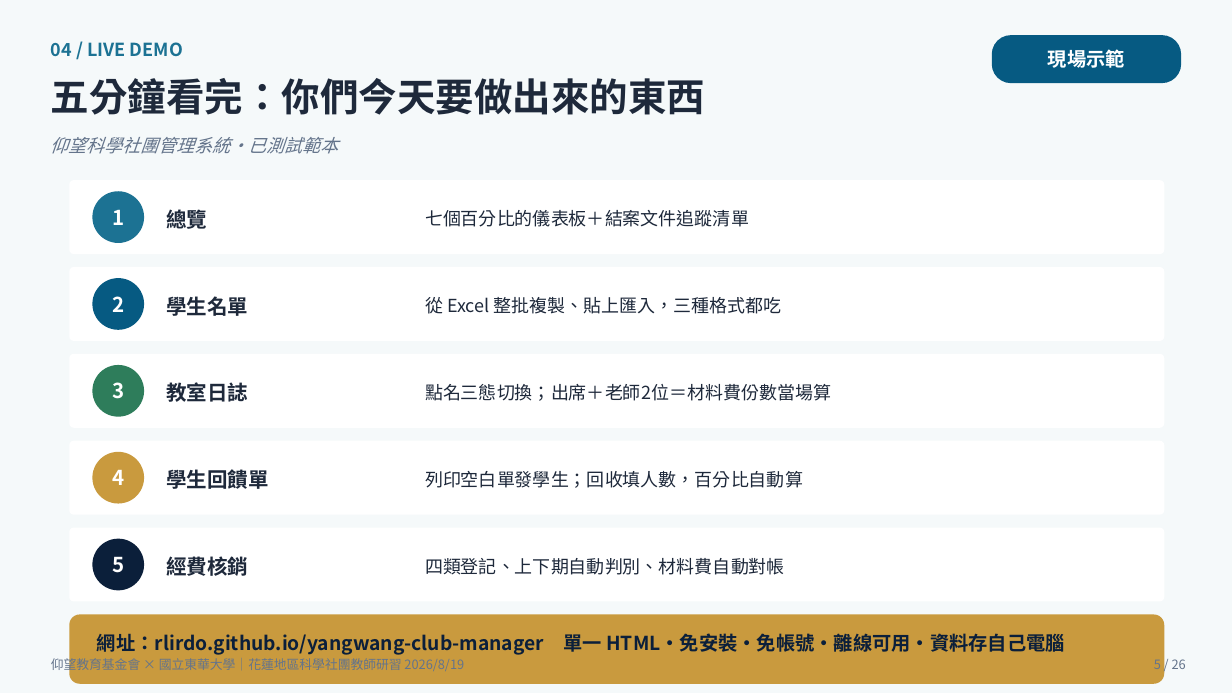
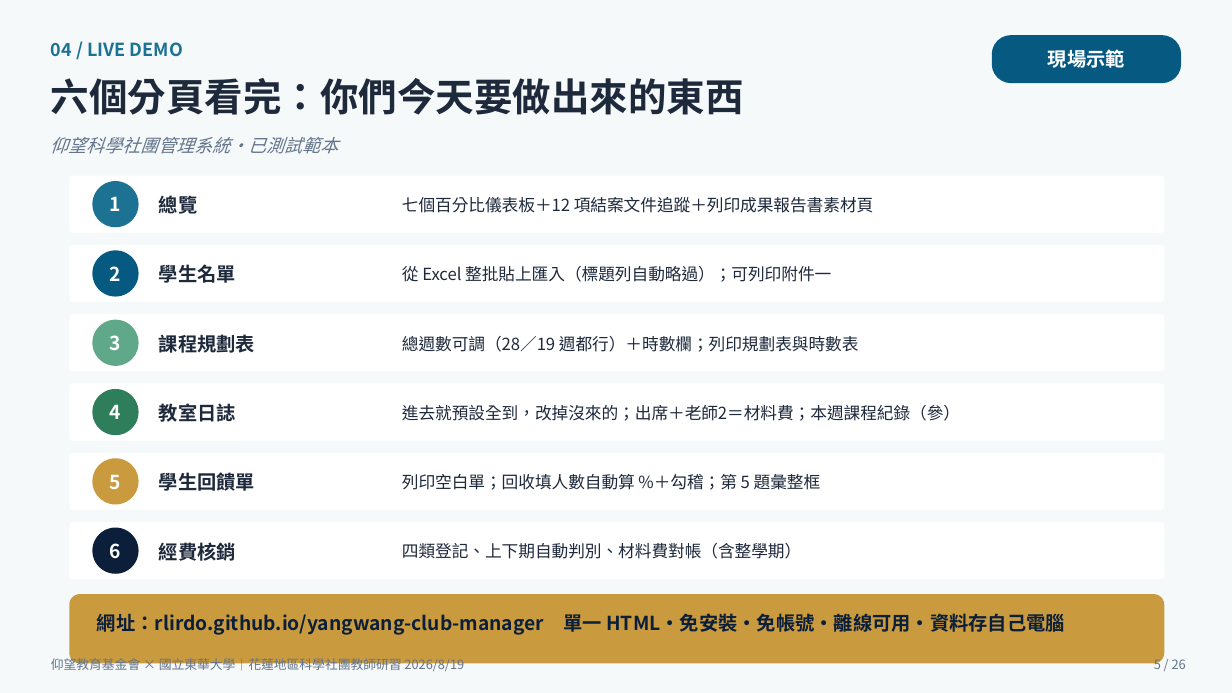
Before and after one commit to cwstedctw/sci-club-toolkit, a slide deck: slide 5 of part2-豐兆/20260819仰望研習主講_從零打造社團管理系統_游豐兆.pptx. Drawn at 1232x693 pixels with LibreOffice and Linux fonts; fonts in the diff are those of the drawing. Boxes give left, top, right and bottom in pixels: in the first picture for what was removed or moved away, otherwise in the second. Text is boxed around its words. In the diff, an @@ line names an element or a change of style, - is before the commit and + after.

```diff
--- a/part2-豐兆/20260819仰望研習主講_從零打造社團管理系統_游豐兆.pptx
+++ b/part2-豐兆/20260819仰望研習主講_從零打造社團管理系統_游豐兆.pptx
@@ text at box(51, 78, 744, 115): text changed @@
-五分鐘看完：你們今天要做出來的東西
+六個分頁看完：你們今天要做出來的東西
@@ rounded rectangle: place and size @@
-rounded rectangle at box(69, 180, 1165, 254)
+rounded rectangle at box(69, 176, 1165, 233)
@@ ellipse "1": place and size @@
-ellipse "1" at box(92, 191, 144, 243)
+ellipse "1" at box(92, 181, 139, 227)
@@ text "總覽": place and size @@
-text "總覽" at box(166, 206, 207, 232)
+text "總覽" at box(159, 192, 197, 218)
@@ text at box(402, 197, 874, 213): text changed; size 14 to 13 pt @@
-七個百分比的儀表板＋結案文件追蹤清單
+七個百分比儀表板＋12 項結案文件追蹤＋列印成果報告書素材頁
@@ rounded rectangle: place and size @@
-rounded rectangle at box(69, 267, 1165, 341)
+rounded rectangle at box(69, 245, 1165, 302)
@@ size 16 to 15 pt in 7 elements at box(159, 472, 255, 491), box(159, 192, 197, 218), box(159, 542, 236, 561), box(92, 181, 139, 227), box(159, 403, 236, 422), box(159, 264, 236, 283), box(92, 250, 139, 297) @@
@@ ellipse "2": place and size @@
-ellipse "2" at box(92, 278, 144, 330)
+ellipse "2" at box(92, 250, 139, 297)
@@ text "學生名單": place and size @@
-text "學生名單" at box(166, 296, 248, 316)
+text "學生名單" at box(159, 264, 236, 283)
@@ text at box(402, 266, 831, 282): text changed; size 14 to 13 pt @@
-從 Excel 整批複製、貼上匯入，三種格式都吃
+從 Excel 整批貼上匯入（標題列自動略過）；可列印附件一
@@ rounded rectangle added at box(69, 314, 1165, 372), fill #FFFFFF @@
@@ ellipse "3": place and size @@
-ellipse "3" at box(92, 365, 144, 417)
+ellipse "3" at box(92, 320, 139, 366)
@@ ellipse "3" at box(92, 320, 139, 366): size 16 to 15 pt; fill #2E7D5B to #5FA98A @@
@@ text added at box(159, 334, 255, 353), 15 pt, text #1E293B, bold @@
+課程規劃表
@@ text added at box(402, 336, 859, 352), 13 pt, text #1E293B @@
+總週數可調（28／19 週都行）＋時數欄；列印規劃表與時數表
@@ rounded rectangle: place and size @@
-rounded rectangle at box(69, 354, 1165, 428)
+rounded rectangle at box(69, 384, 1165, 441)
@@ ellipse "4": place and size @@
-ellipse "4" at box(92, 452, 144, 504)
+ellipse "4" at box(92, 389, 139, 435)
@@ ellipse "4" at box(92, 389, 139, 435): size 16 to 15 pt; fill #C99A3E to #2E7D5B @@
@@ text "教室日誌": place and size @@
-text "教室日誌" at box(166, 382, 248, 402)
+text "教室日誌" at box(159, 403, 236, 422)
@@ text at box(402, 405, 960, 421): text changed; size 14 to 13 pt @@
-點名三態切換；出席＋老師2位＝材料費份數當場算
+進去就預設全到，改掉沒來的；出席＋老師2＝材料費；本週課程紀錄（參）
@@ rounded rectangle: place and size @@
-rounded rectangle at box(69, 441, 1165, 515)
+rounded rectangle at box(69, 453, 1165, 510)
@@ ellipse "5": place and size @@
-ellipse "5" at box(92, 539, 144, 591)
+ellipse "5" at box(92, 458, 139, 505)
@@ ellipse "5" at box(92, 458, 139, 505): size 16 to 15 pt; fill #0B1F3A to #C99A3E @@
@@ text "學生回饋單": place and size @@
-text "學生回饋單" at box(166, 469, 268, 489)
+text "學生回饋單" at box(159, 472, 255, 491)
@@ text at box(402, 474, 821, 490): text changed; size 14 to 13 pt @@
-列印空白單發學生；回收填人數，百分比自動算
+列印空白單；回收填人數自動算 %＋勾稽；第 5 題彙整框
@@ rounded rectangle: place and size @@
-rounded rectangle at box(69, 528, 1165, 602)
+rounded rectangle at box(69, 522, 1165, 579)
@@ ellipse added at box(92, 528, 139, 574), fill #0B1F3A, 15 pt, text #FFFFFF, bold @@
+6
@@ text "經費核銷": place and size @@
-text "經費核銷" at box(166, 554, 248, 580)
+text "經費核銷" at box(159, 542, 236, 561)
@@ text at box(402, 543, 801, 559): text changed; size 14 to 13 pt @@
-四類登記、上下期自動判別、材料費自動對帳
+四類登記、上下期自動判別、材料費對帳（含整學期）
@@ rounded rectangle: place and size @@
-rounded rectangle at box(69, 615, 1165, 684)
+rounded rectangle at box(69, 594, 1165, 664)
@@ text "網址：rlirdo.github.io/yangwang-club-manager 單一 HTML・免安裝・免帳號・離線 ...": place and size @@
-text "網址：rlirdo.github.io/yangwang-club-manager 單一 HTML・免安裝・免帳號・離線 ..." at box(97, 633, 1064, 655)
+text "網址：rlirdo.github.io/yangwang-club-manager 單一 HTML・免安裝・免帳號・離線 ..." at box(97, 613, 1064, 635)
```
Also in this commit, not shown: 6 other slides changed, 2 other files.
